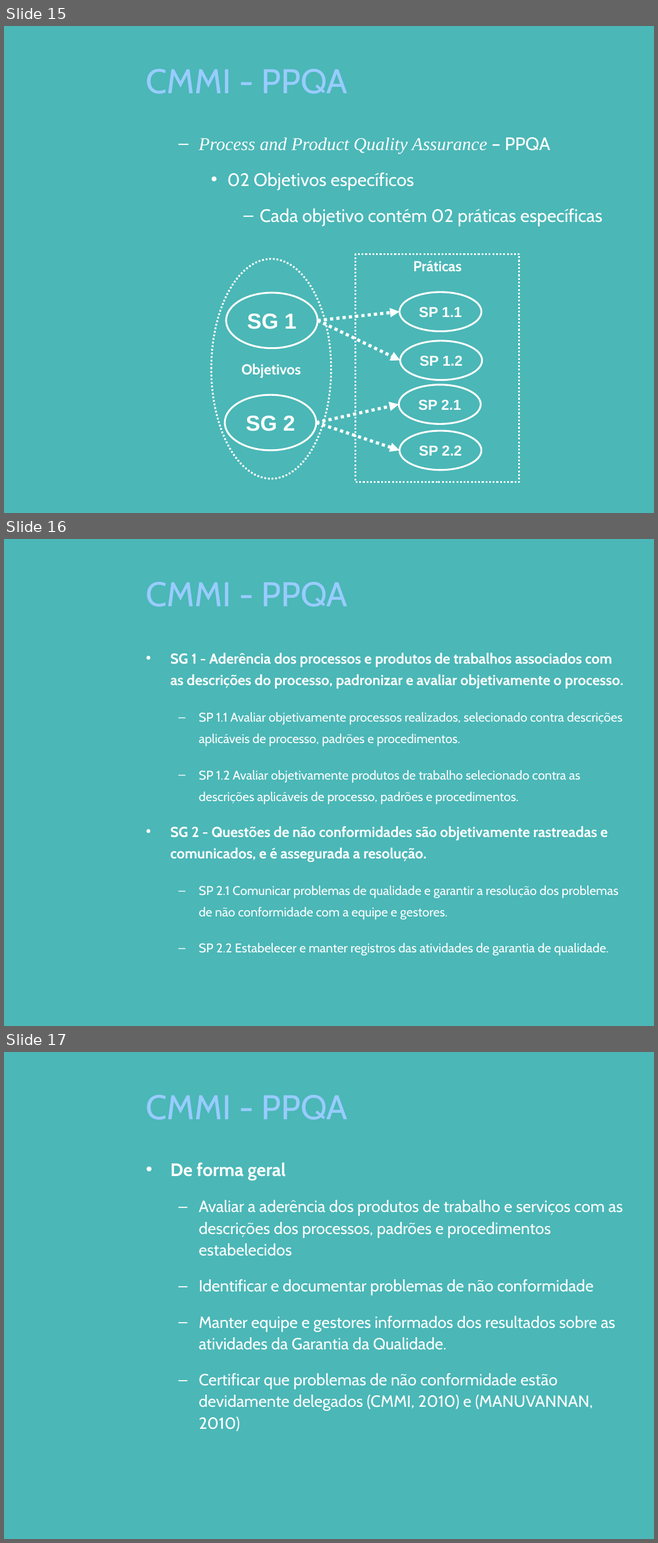
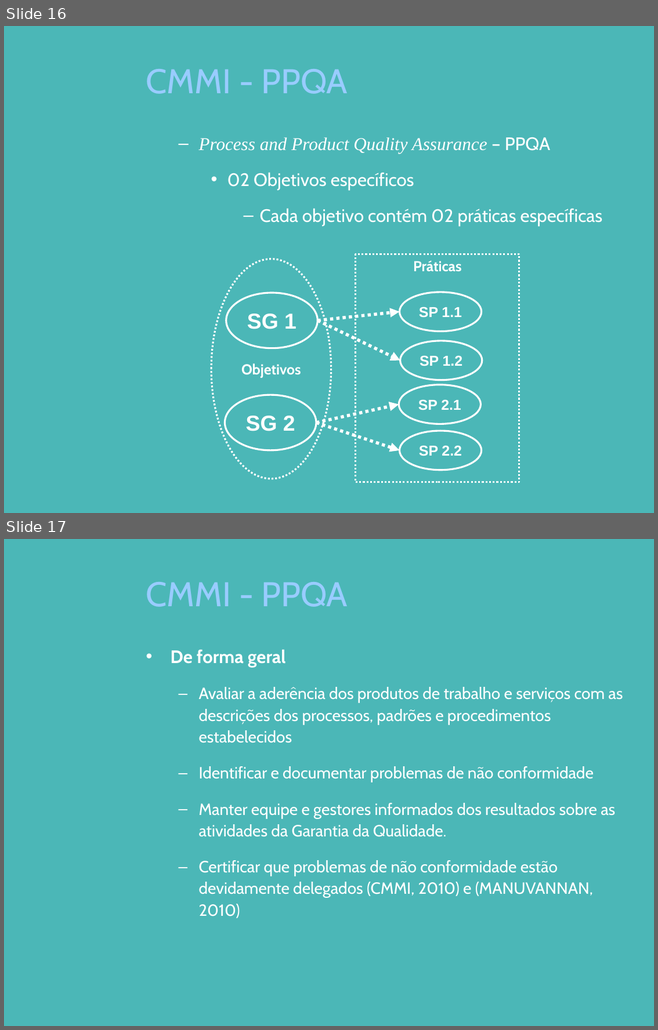
Before and after one commit to pddnew/monografia, a slide deck: presentation/presentation_1.1.1.pptx. Shown one above the other, each under a label of ours: slides 15, 16 and 17 before the commit, slides 16 and 17 after it. The pictures are 658x1543 and 658x1030 pixels, drawn with LibreOffice and Linux fonts; fonts in the diff are those of the drawing; background and template pictures are left out. Boxes give left, top, right and bottom in pixels: in the first picture for what was removed or moved away, otherwise in the second. Text is boxed around its words. In the diff, an @@ line names an element or a change of style, - is before the commit and + after.

```diff
--- a/presentation/presentation_1.1.1.pptx
+++ b/presentation/presentation_1.1.1.pptx
@@ slide 16 removed at (x1=4, y1=539, x2=654, y2=1026), background picture (left out) @@
@@ title removed at (x1=146, y1=582, x2=348, y2=607) @@
-CMMI - PPQA
@@ text removed at (x1=170, y1=653, x2=623, y2=956) @@
-• SG 1 - Aderência dos processos e produtos de trabalhos associados com as descrições do processo, padronizar e avaliar objetivamente o processo.
-  – SP 1.1 Avaliar objetivamente processos realizados, selecionado contra descrições aplicáveis de processo, padrões e procedimentos.
-  – SP 1.2 Avaliar objetivamente produtos de trabalho selecionado contra as descrições aplicáveis de processo, padrões e procedimentos.
-• SG 2 - Questões de não conformidades são objetivamente rastreadas e comunicados, e é assegurada a resolução.
-  – SP 2.1 Comunicar problemas de qualidade e garantir a resolução dos problemas de não conformidade com a equipe e gestores.
-  – SP 2.2 Estabelecer e manter registros das atividades de garantia de qualidade.
@@ what was slide 15 is now slide 16 @@
```
Also in this commit, not shown: 3 slides changed, 1 slide added, 3 other files.
